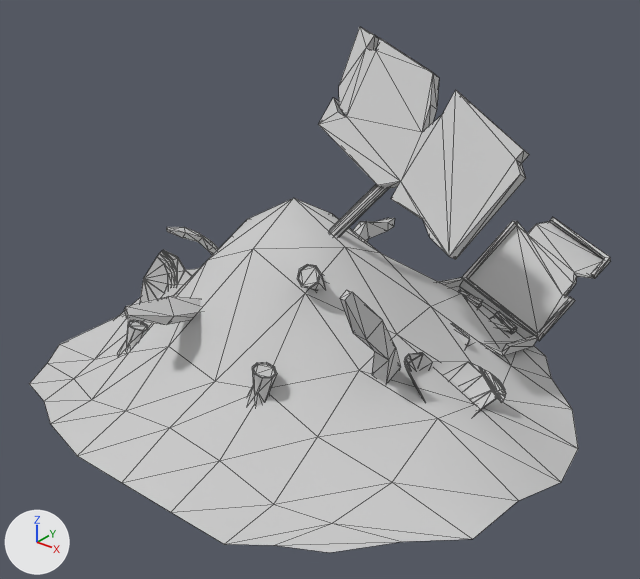
Two versions of the FBX model Assets/02_ASSETS/Models/Detritus_Model.FBX, one commit apart.
Before and after are seen from a 50 mm camera at (0.574, -0.674, 0.535) aimed at (0.039, -0.005, 0.121). The lights are fixed; the arrows at lower left show +X, +Y and +Z. Mesh edges are drawn as thin lines. Where no turn or scale is listed for an object, it has been applied to the vertices.

The first picture shows 'Detritus_Model'.
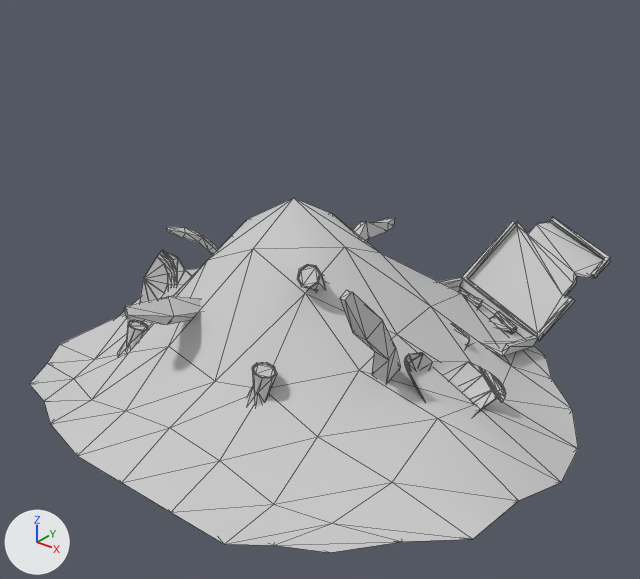
Commit message: Maj detritus

Where the change shows, as pixel boxes [x1, y1, x2, y2] in the pictures (640 x 579 px):
'Detritus_Model', reshaped (32% shorter)
    before: [29, 27, 611, 553]
    after: [29, 198, 611, 553]
part 1 of me_mesh, deleted
    before: [318, 27, 529, 259]
part 2 of me_mesh, deleted
    before: [330, 184, 389, 237]

The change in detail:
me_mesh has 872 vertices, 1586 faces and spans x -0.272..0.328, y -0.259..0.3, z -0.014..0.375.
me_mesh is used by ob_detritus_model.
me_mesh part 1: the loose piece of 50 vertices spanning x -0.011..0.227, y 0.007..0.123, z 0.188..0.375 is deleted.
me_mesh part 2: the loose piece of 16 vertices spanning x 0.005..0.133, y -0.032..0.095, z 0.127..0.302 is deleted.
